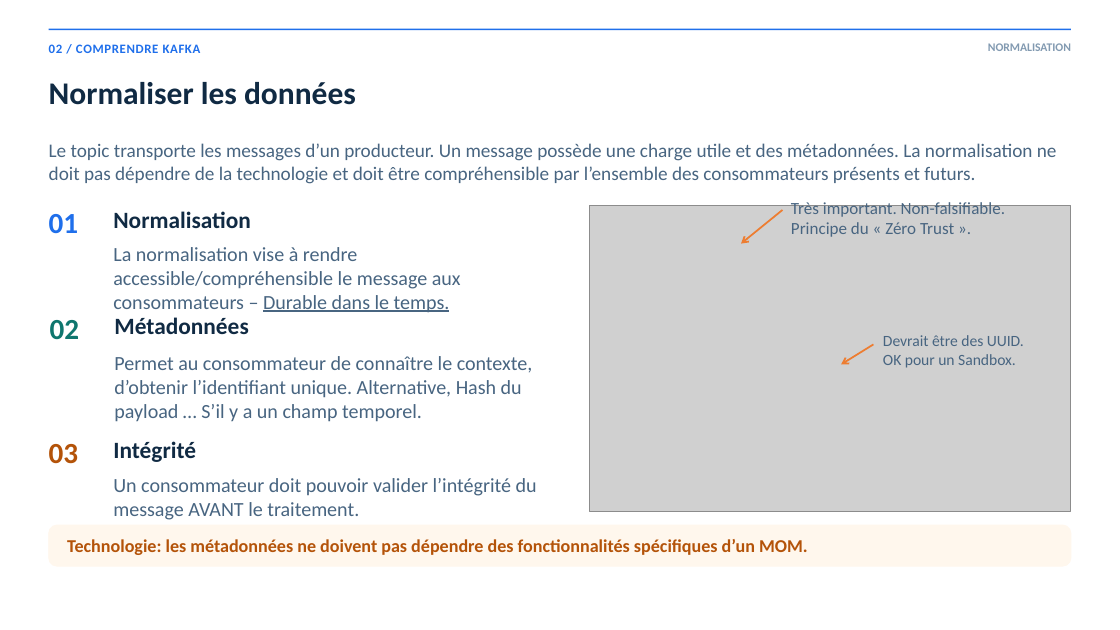
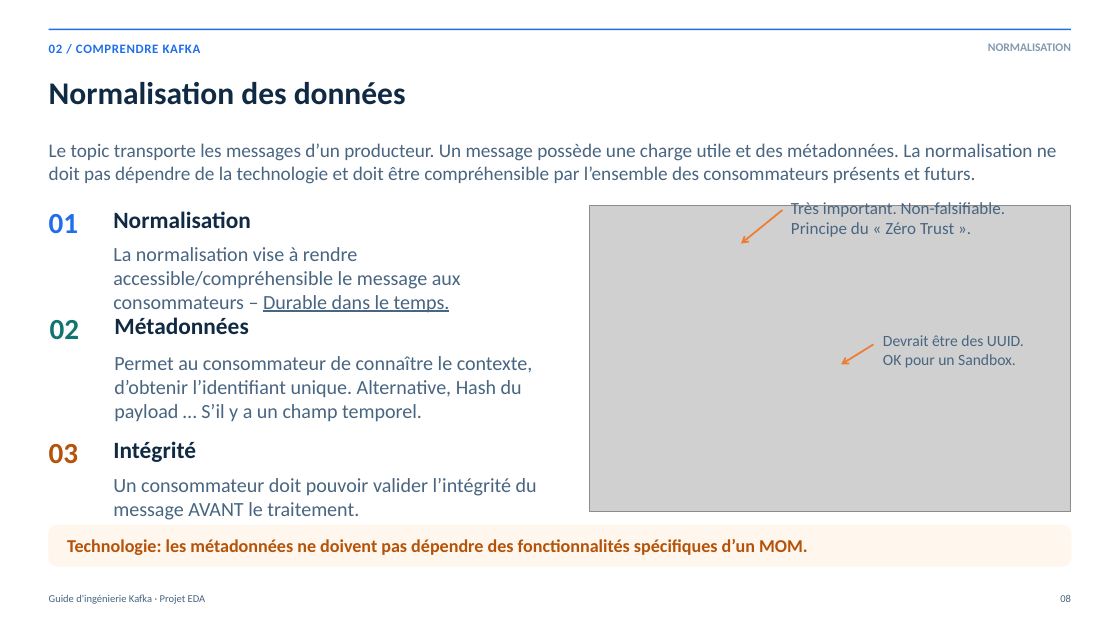
Before and after one commit to rdemers/org-rd-fullstack-springboot-eda, a slide deck: slide 8 of doc/presentation/org-rd-fullstack-springboot-eda-fr.pptx. Drawn at 1120x630 pixels with LibreOffice and Linux fonts; fonts in the diff are those of the drawing; grey boxes stand for pictures. Boxes give left, top, right and bottom in pixels: in the first picture for what was removed or moved away, otherwise in the second. Text is boxed around its words. In the diff, an @@ line names an element or a change of style, - is before the commit and + after.

```diff
--- a/doc/presentation/org-rd-fullstack-springboot-eda-fr.pptx
+++ b/doc/presentation/org-rd-fullstack-springboot-eda-fr.pptx
@@ text at <box>49,82,406,105</box>: text changed @@
-Normaliser les données
+Normalisation des données
@@ text added at <box>49,594,206,604</box>, 9 pt, text #486581 @@
+Guide d'ingénierie Kafka · Projet EDA
@@ text added at <box>1060,595,1071,602</box>, 9 pt, text #486581 @@
+08
```
Also in this commit, not shown: 35 other slides changed, 1 slide added, 3 slides removed, 7 other files.
